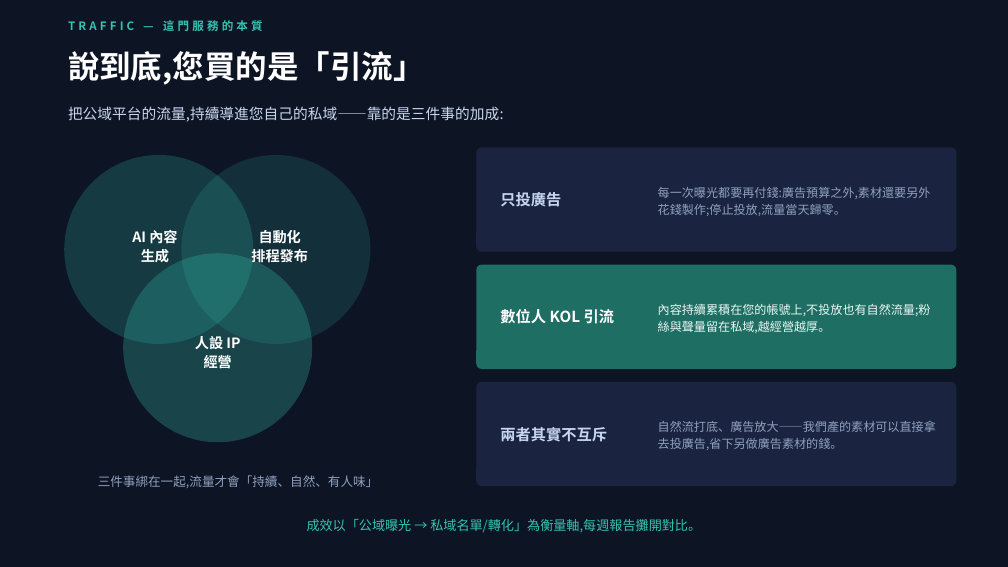
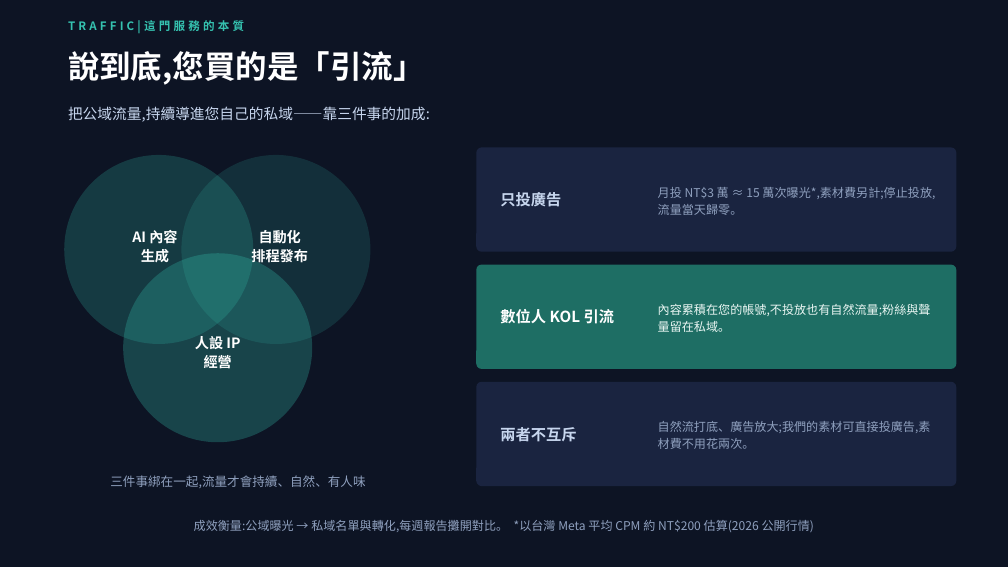
Before and after one commit to pennyhuang-oss/Virtual_KOL_Studio, a slide deck: slide 4 of business/數位人KOL-對外提案簡報.pptx. Drawn at 1008x567 pixels with LibreOffice and Linux fonts; fonts in the diff are those of the drawing. Boxes give left, top, right and bottom in pixels: in the first picture for what was removed or moved away, otherwise in the second. Text is boxed around its words. In the diff, an @@ line names an element or a change of style, - is before the commit and + after.

```diff
--- a/business/數位人KOL-對外提案簡報.pptx
+++ b/business/數位人KOL-對外提案簡報.pptx
@@ text at [68, 20, 244, 33]: text changed @@
-TRAFFIC — 這門服務的本質
+TRAFFIC|這門服務的本質
@@ text at [68, 106, 430, 122]: text changed @@
-把公域平台的流量,持續導進您自己的私域——靠的是三件事的加成:
+把公域流量,持續導進您自己的私域——靠三件事的加成:
@@ text at [658, 187, 935, 215]: text changed @@
-每一次曝光都要再付錢:廣告預算之外,素材還要另外花錢製作;停止投放,流量當天歸零。
+月投 NT$3 萬 ≈ 15 萬次曝光*,素材費另計;停止投放,流量當天歸零。
@@ text at [658, 304, 931, 332]: text changed @@
-內容持續累積在您的帳號上,不投放也有自然流量;粉絲與聲量留在私域,越經營越厚。
+內容累積在您的帳號,不投放也有自然流量;粉絲與聲量留在私域。
@@ text at [500, 427, 576, 442]: text changed @@
-兩者其實不互斥
+兩者不互斥
@@ text at [658, 421, 931, 449]: text changed @@
-自然流打底、廣告放大——我們產的素材可以直接拿去投廣告,省下另做廣告素材的錢。
+自然流打底、廣告放大;我們的素材可直接投廣告,素材費不用花兩次。
@@ text at [110, 475, 365, 488]: text changed @@
-三件事綁在一起,流量才會「持續、自然、有人味」
+三件事綁在一起,流量才會持續、自然、有人味
@@ text at [194, 520, 814, 532]: text changed; size 12.5 to 11.5 pt; text colour #35C2B0 to #8FA0BE @@
-成效以「公域曝光 → 私域名單/轉化」為衡量軸,每週報告攤開對比。
+成效衡量:公域曝光 → 私域名單與轉化,每週報告攤開對比。 *以台灣 Meta 平均 CPM 約 NT$200 估算(2026 公開行情)
```
Also in this commit, not shown: 14 other slides changed, 1 slide added, 2 other files.
